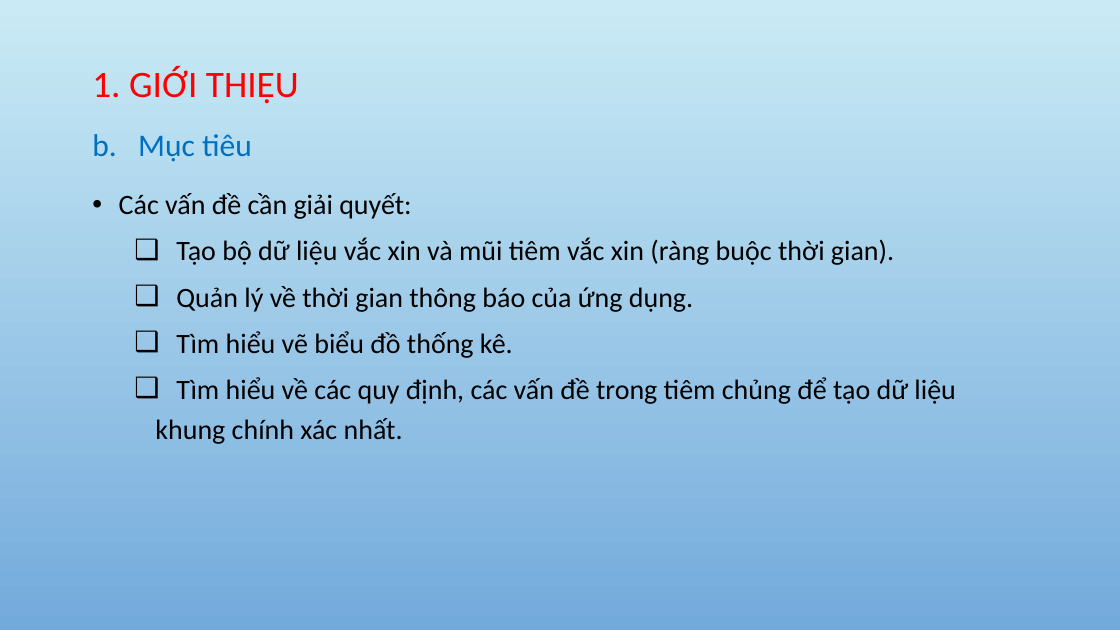
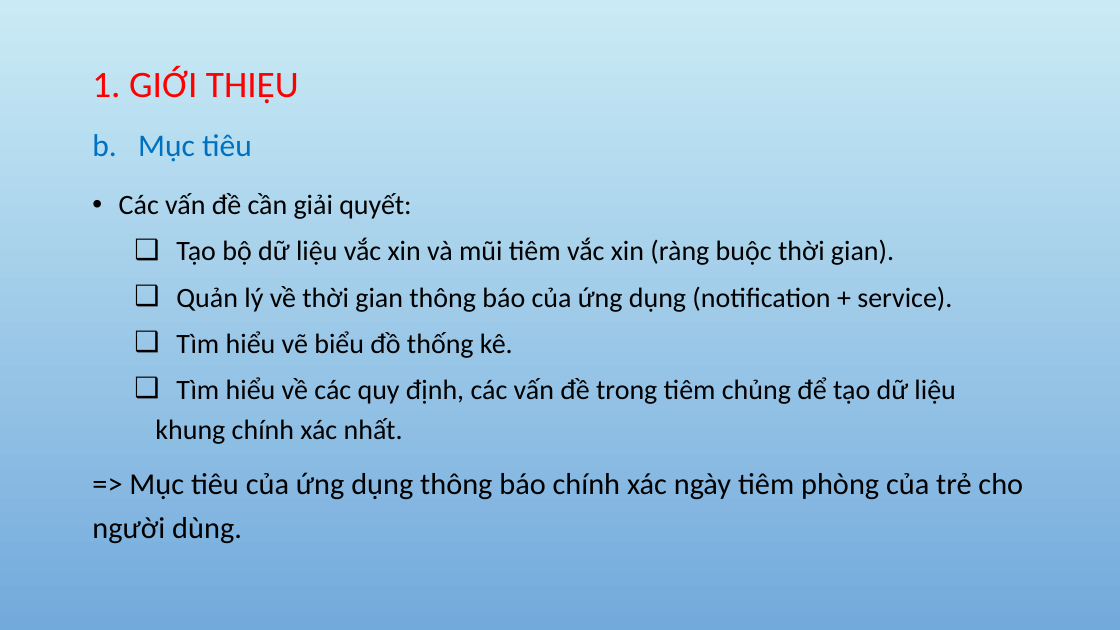
Before and after one commit to tuongthanh98/GraduationThsis, a slide deck: slide 5 of GraduationThsis_powpoint.pptx. Drawn at 1120x630 pixels with LibreOffice and Linux fonts; fonts in the diff are those of the drawing; background and template pictures are left out. Boxes give left, top, right and bottom in pixels: in the first picture for what was removed or moved away, otherwise in the second. Text is boxed around its words. In the diff, an @@ line names an element or a change of style, - is before the commit and + after.

```diff
--- a/GraduationThsis_powpoint.pptx
+++ b/GraduationThsis_powpoint.pptx
@@ text at (176, 286, 952, 312): text changed @@
-  ❑ Quản lý về thời gian thông báo của ứng dụng.
+  ❑ Quản lý về thời gian thông báo của ứng dụng (notification + service).
@@ text at (92, 472, 1023, 544): paragraph added @@
+=> Mục tiêu của ứng dụng thông báo chính xác ngày tiêm phòng của trẻ cho người dùng.
```
Also in this commit, not shown: 7 other files.
